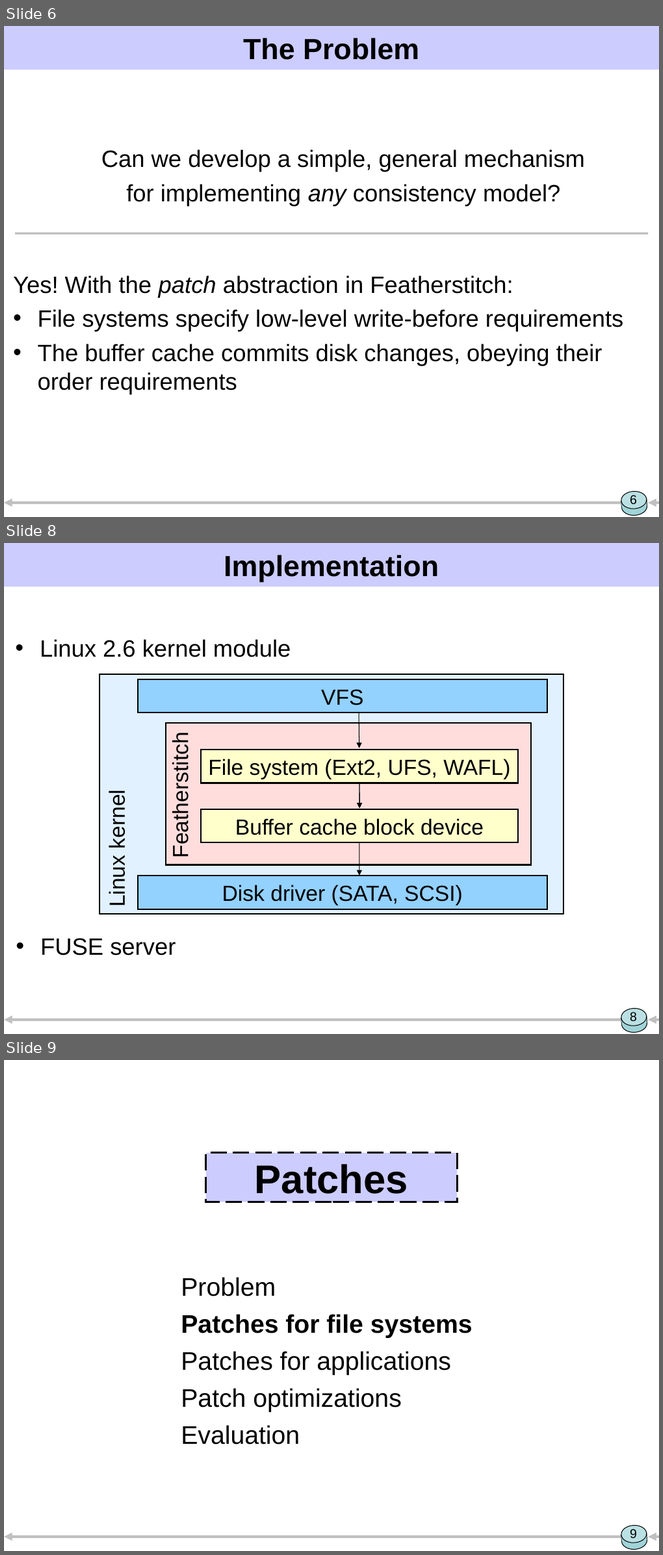
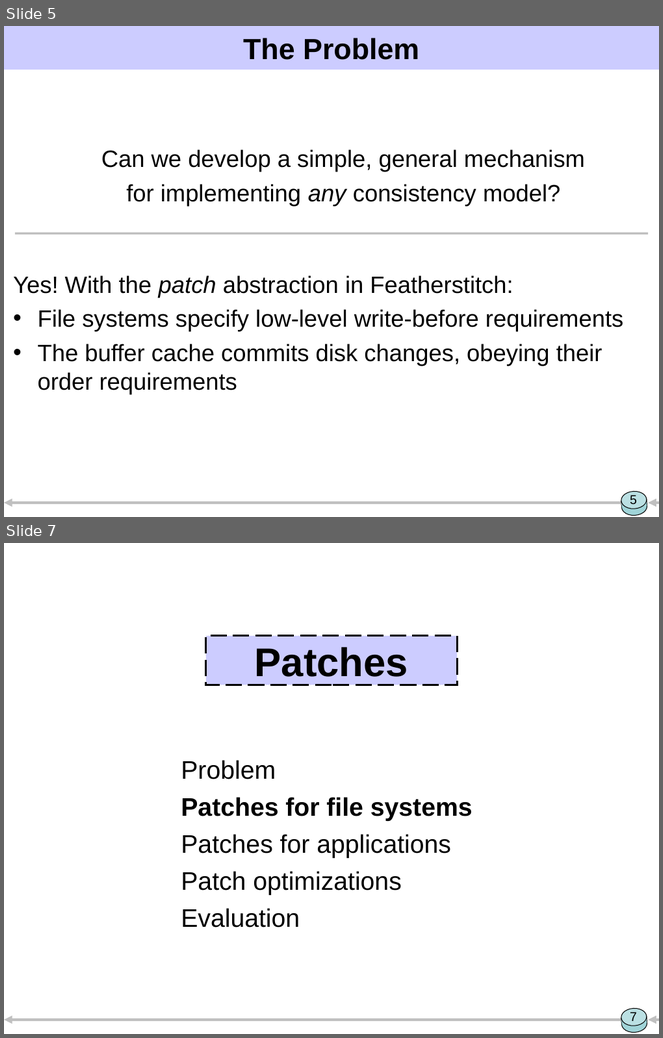
Before and after one commit to ucla-readable/fstitch-doc, a slide deck: sosp/pres.ppt. Shown one above the other, each under a label of ours: slides 6, 8 and 9 before the commit, slides 5 and 7 after it; the slides between them are not shown. The pictures are 663x1555 and 663x1038 pixels, drawn with LibreOffice and Linux fonts; fonts in the diff are those of the drawing. Boxes give left, top, right and bottom in pixels: in the first picture for what was removed or moved away, otherwise in the second. Text is boxed around its words. In the diff, an @@ line names an element or a change of style, - is before the commit and + after.

```diff
--- a/sosp/pres.ppt
+++ b/sosp/pres.ppt
@@ slide 8 removed at (4,543,659,1034), background #FFFFFF; not listed: 7 template elements that a slide beside it also shows @@
@@ title removed at (224,555,439,582) @@
-Implementation
@@ text removed at (40,639,291,657) @@
-• Linux 2.6 kernel module
@@ rectangle removed at (100,674,564,915) @@
@@ rectangle removed at (138,679,547,713) @@
-VFS
@@ arrow removed from (359, 710) to (359, 748) @@
@@ rectangle removed at (166,723,530,865) @@
@@ text removed at (168,745,193,854) @@
-Featherstitch
@@ rectangle removed at (201,750,518,783) @@
-File system (Ext2, UFS, WAFL)
@@ text removed at (105,796,129,906) @@
-Linux kernel
@@ arrow removed from (360, 784) to (360, 808) @@
@@ rectangle removed at (201,809,518,843) @@
-Buffer cache block device
@@ arrow removed from (360, 843) to (360, 876) @@
@@ rectangle removed at (138,876,547,909) @@
-Disk driver (SATA, SCSI)
@@ text removed at (40,938,176,956) @@
-• FUSE server
@@ page number removed at (630,1012,637,1022) @@
-8
@@ what was slide 6 is now slide 5 @@
@@ page number at (630,495,637,505): text changed @@
-6
+5
@@ what was slide 9 is now slide 7 @@
@@ page number at (630,1012,637,1021): text changed @@
-9
+7
```
Also in this commit, not shown: 14 slides changed, 2 slides added, 4 other slides removed, 1 other file.
